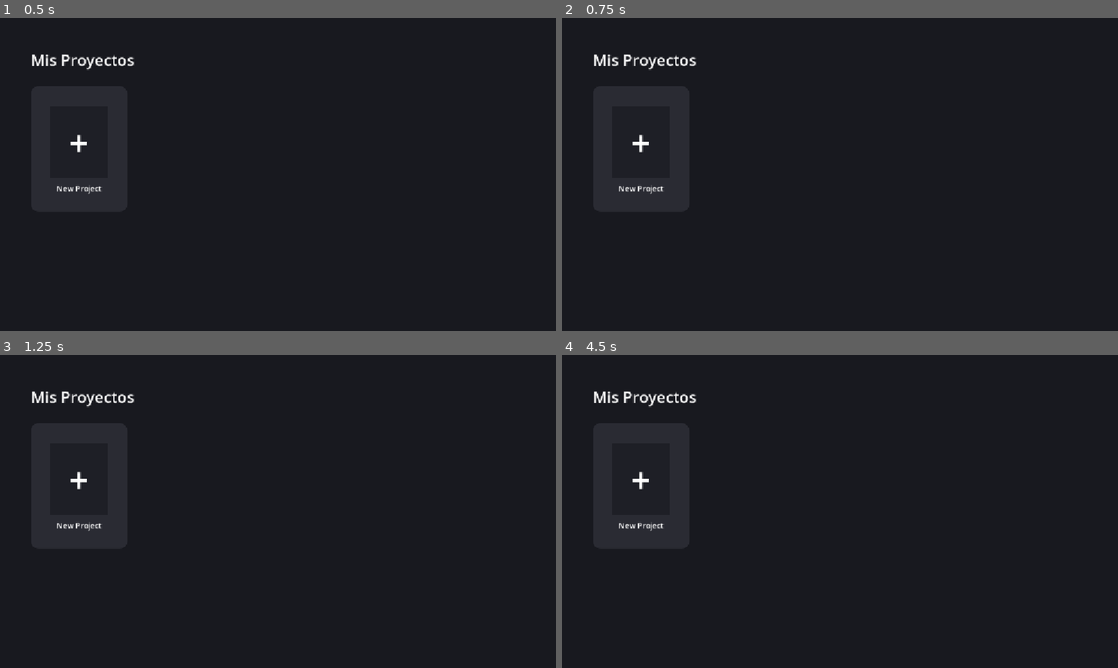
Above: before the commit, frames 1-4 (two rows, left to right).
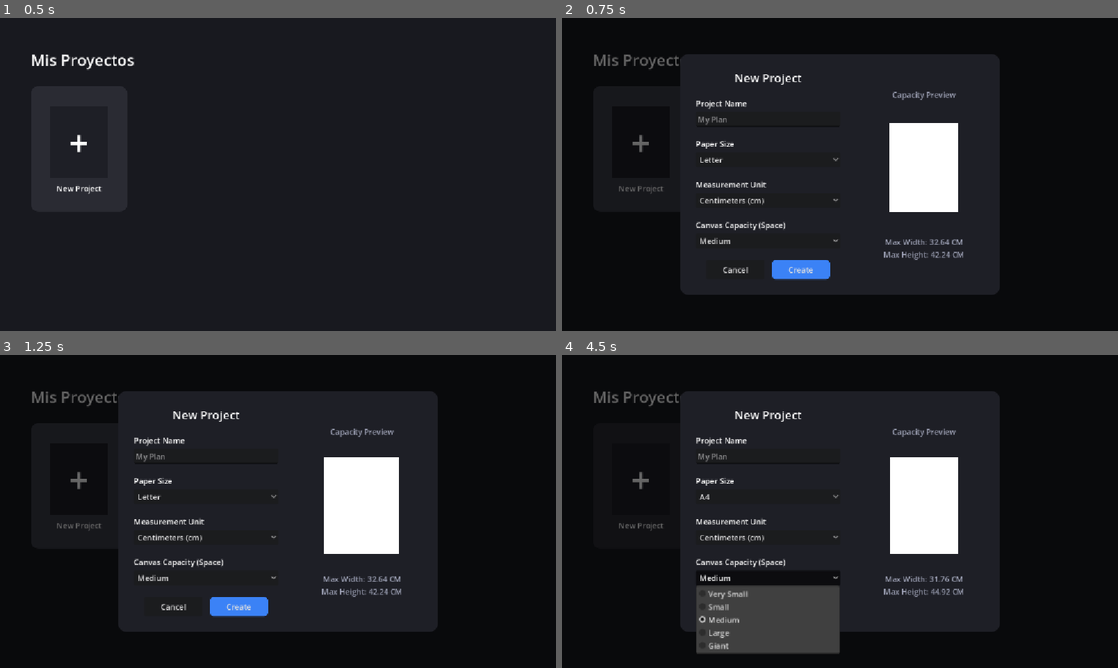
Above: after the commit, the same moments.

Repository: OmarSaez/plan-2d
Game: Godot game, scene res://src/ui/project_selector.tscn
The game is run twice, just before and just after one commit, with the same random seed, the same clock (stepped at 60 frames per second) and the same inputs.
Inputs (mouse positions are in pixels of both pictures, inside the frame that each line leads up to):
- Up to frame 1 (0.5 s): no input
- Up to frame 2 (0.75 s): click (639, 149) at 0.5 s
- Up to frame 3 (1.25 s): no input
- Up to frame 4 (4.5 s): click (639, 486) at 1.25 s; click (767, 495) at 2 s, where only the run after the commit has a clickable "Letter"; click (767, 536) at 2.75 s, where only the run after the commit has a clickable "Centimeters (cm)"; click (767, 495) at 3.5 s, where only the run after the commit has a clickable "A4"; click (767, 577) at 4.25 s, where only the run after the commit has a clickable "Medium"

Frame 1 is identical in both runs. In frame 2, 6.4% of the frame differs, in the area x 5-73%, y 11-84%; in frame 3, 7.0%; in frame 4, 15%, in the area x 5-73%, y 11-96%.

Commit message:
Se corrije bug de home no permite apretar en miniaturas

Diff:
--- a/src/ui/project_selector.gd
+++ b/src/ui/project_selector.gd
@@ -119,16 +119,19 @@
 	var vbox = VBoxContainer.new()
 	vbox.set_anchors_preset(Control.PRESET_FULL_RECT)
 	vbox.alignment = BoxContainer.ALIGNMENT_CENTER
+	vbox.mouse_filter = Control.MOUSE_FILTER_IGNORE
 	btn.add_child(vbox)
 
 	var icon_container = CenterContainer.new()
 	icon_container.custom_minimum_size = Vector2(160, 160)
+	icon_container.mouse_filter = Control.MOUSE_FILTER_IGNORE
 	vbox.add_child(icon_container)
 
 	var icon_bg = ColorRect.new()
 	icon_bg.custom_minimum_size = Vector2(120, 150)
 	icon_bg.color = Color("#e5e7eb") if icon_text == "" else Color("#1e1f26")
 	icon_bg.clip_contents = true
+	icon_bg.mouse_filter = Control.MOUSE_FILTER_IGNORE
 	icon_container.add_child(icon_bg)
 
 	if icon_text == "+":
